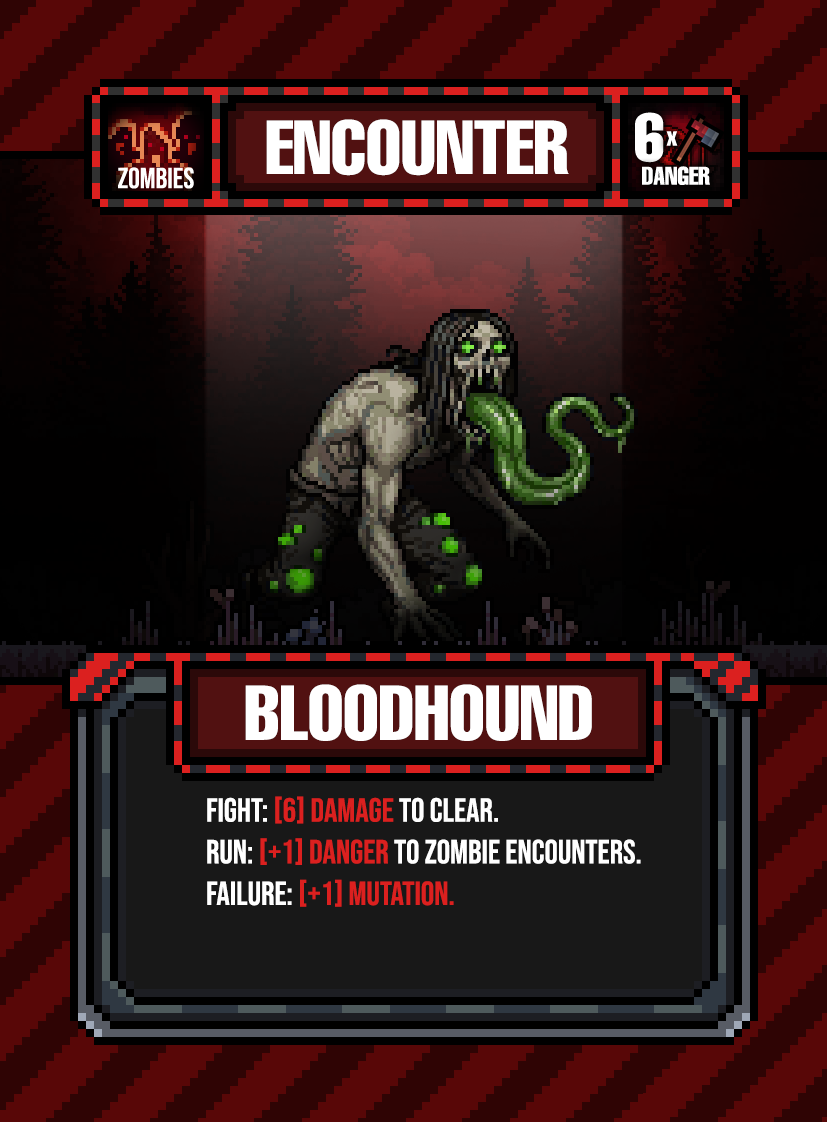
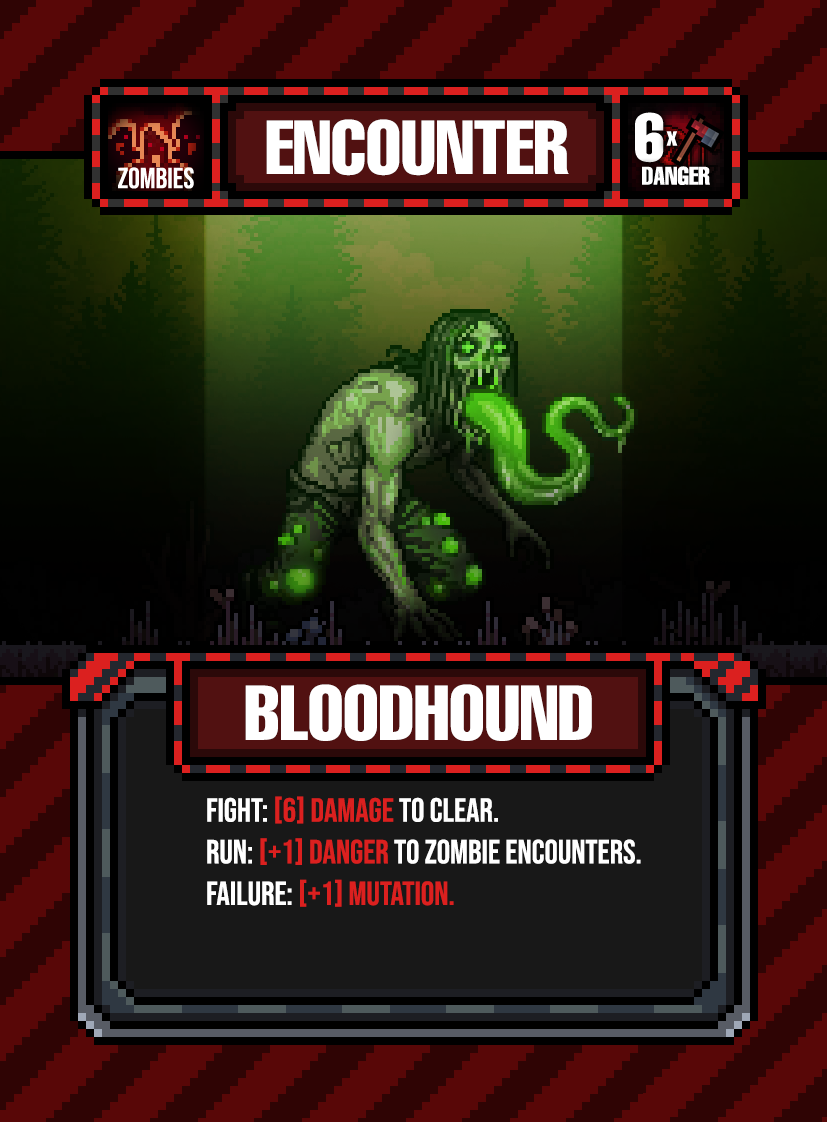
Comparing the layer stacks of the two 827 × 1122 images. Changes:
added layer "Layer 1835" in group "Group 1" over left=144, top=215, right=682, bottom=641
added layer "Layer 1834" in group "Group 1" over left=238, top=309, right=638, bottom=641